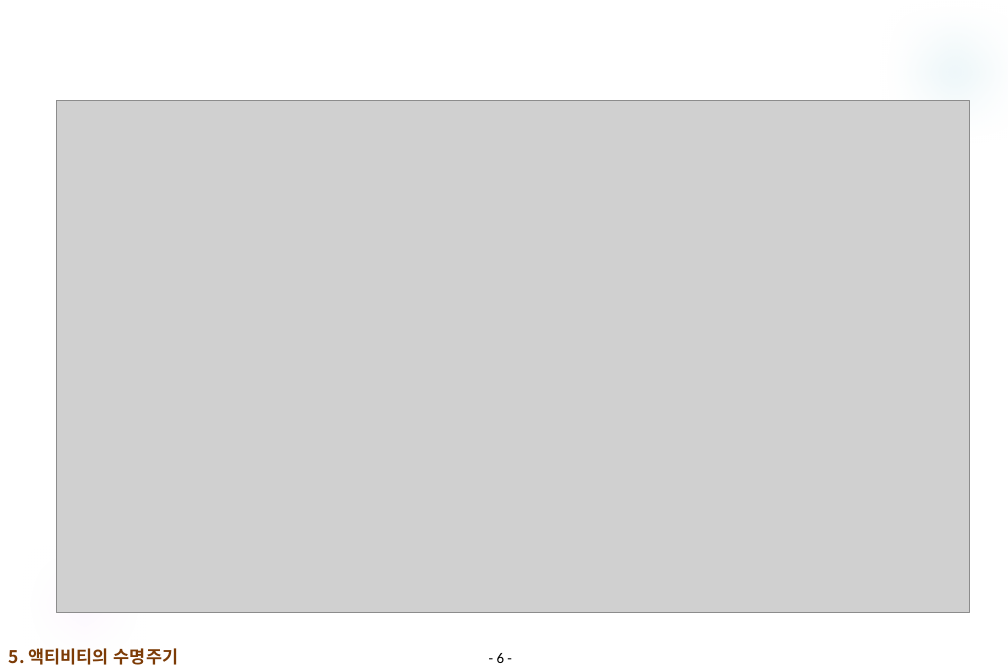
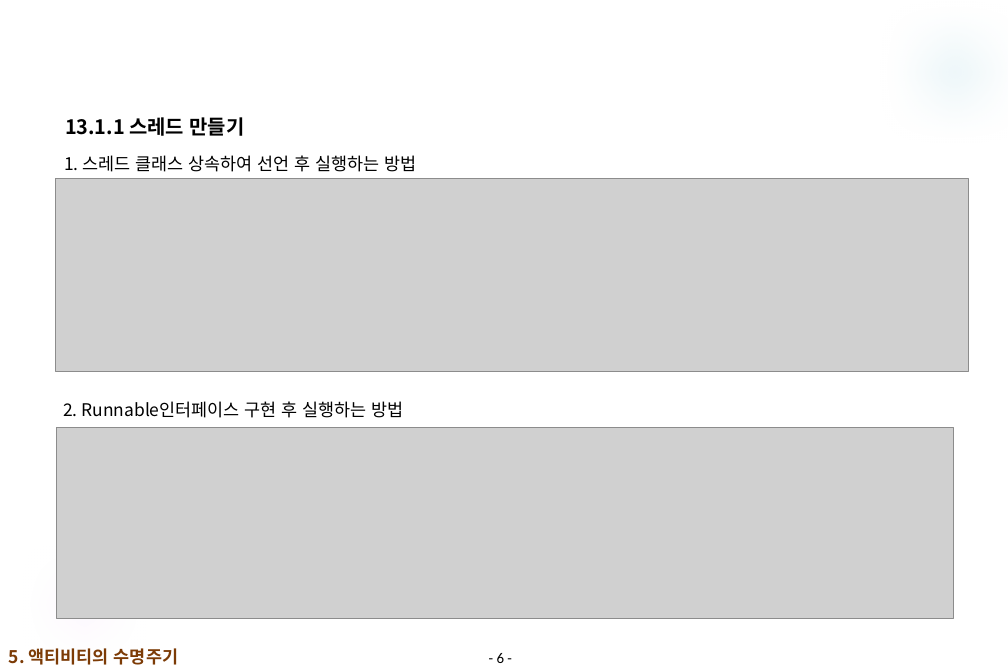
Before and after one commit to sunrin-android/Workbooks, a slide deck: slide 6 of 안드로이드13_(스레드핸들러).pptx. Drawn at 1008x672 pixels with LibreOffice and Linux fonts; fonts in the diff are those of the drawing; grey boxes stand for pictures; background and template pictures are left out. Boxes give left, top, right and bottom in pixels: in the first picture for what was removed or moved away, otherwise in the second. Text is boxed around its words. In the diff, an @@ line names an element or a change of style, - is before the commit and + after.

```diff
--- a/안드로이드13_(스레드핸들러).pptx
+++ b/안드로이드13_(스레드핸들러).pptx
@@ text added at bbox=[65, 117, 245, 136], 16 pt, text #000000, bold @@
+13.1.1 스레드 만들기
@@ picture: place and size @@
-picture at bbox=[56, 101, 969, 614]
+picture at bbox=[56, 179, 969, 372]
@@ text added at bbox=[64, 155, 417, 172], 14 pt, text #000000 @@
+1. 스레드 클래스 상속하여 선언 후 실행하는 방법
@@ text added at bbox=[63, 401, 404, 418], 14 pt, text #000000 @@
+2. Runnable인터페이스 구현 후 실행하는 방법
@@ picture added at bbox=[56, 427, 954, 618] @@
```
Also in this commit, not shown: 15 other slides changed, 16 slides added, 3 slides removed.
